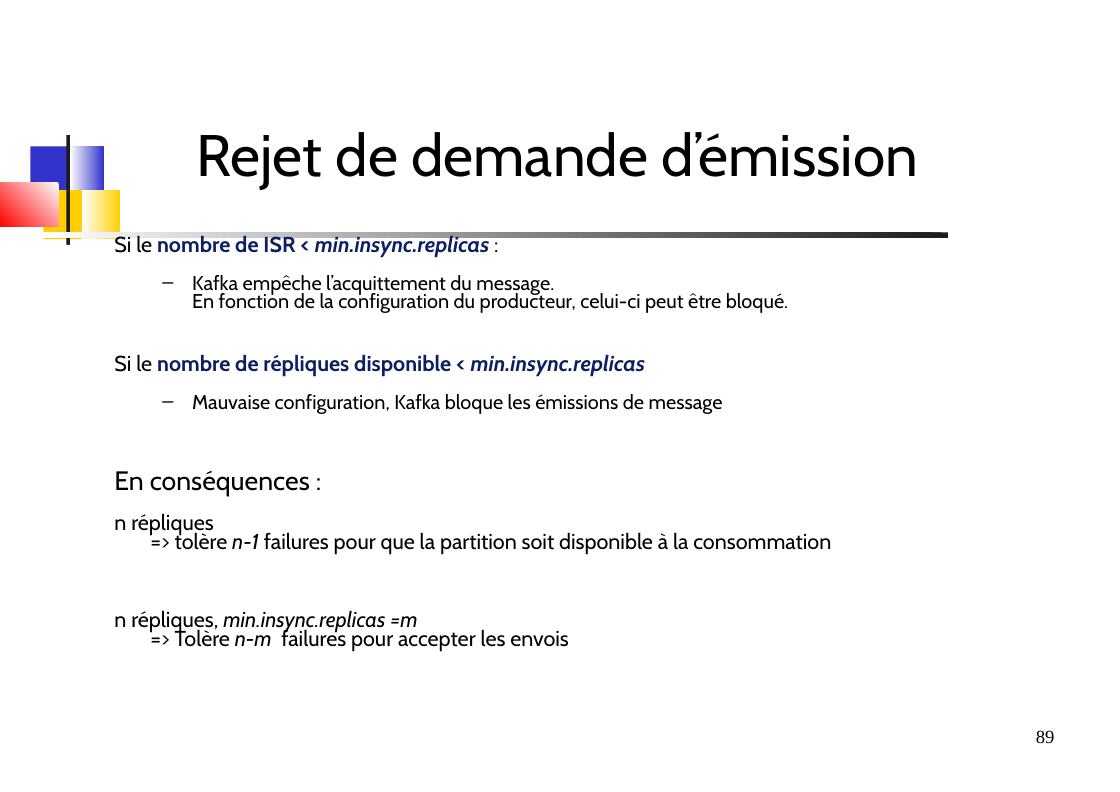
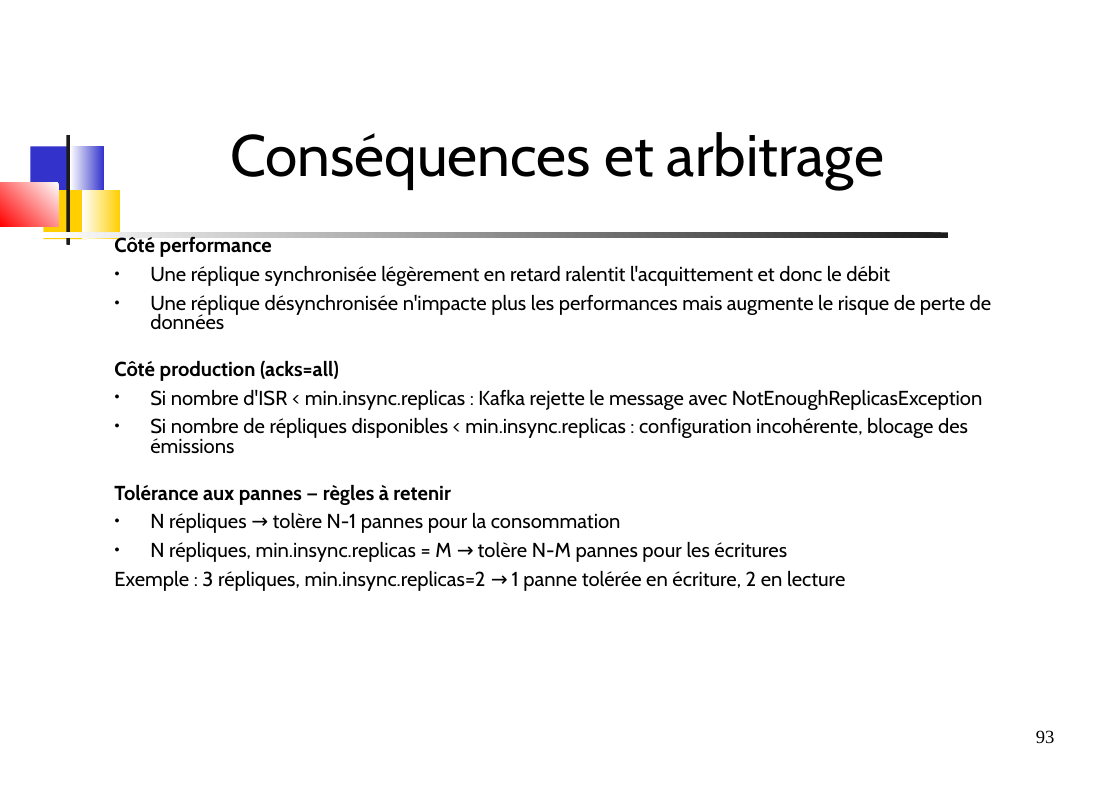
Before and after one commit to dthibau/kafka, a slide deck: slide 93 of KafkaAdmin.odp (slide 89 before the commit). Drawn at 1120x792 pixels with LibreOffice and Linux fonts; fonts in the diff are those of the drawing. Boxes give left, top, right and bottom in pixels: in the first picture for what was removed or moved away, otherwise in the second. Text is boxed around its words. In the diff, an @@ line names an element or a change of style, - is before the commit and + after.

```diff
--- a/KafkaAdmin.odp
+++ b/KafkaAdmin.odp
@@ title at (x1=230, y1=132, x2=884, y2=189): text changed @@
-Rejet de demande d’émission
+Conséquences et arbitrage
@@ text at (x1=114, y1=235, x2=992, y2=591): text changed; size 16.2 to 15.2 pt @@
-Si le nombre de ISR < min.insync.replicas :
-  – Kafka empêche l’acquittement du message.
-    En fonction de la configuration du producteur, celui-ci peut être bloqué.
-Si le nombre de répliques disponible < min.insync.replicas
-  – Mauvaise configuration, Kafka bloque les émissions de message
-En conséquences :
-n répliques
-=> tolère n-1 failures pour que la partition soit disponible à la consommation
-n répliques, min.insync.replicas =m
-=> Tolère n-m failures pour accepter les envois
+Côté performance
+● Une réplique synchronisée légèrement en retard ralentit l'acquittement et donc le débit
+● Une réplique désynchronisée n'impacte plus les performances mais augmente le risque de perte de données
+Côté production (acks=all)
+● Si nombre d'ISR < min.insync.replicas : Kafka rejette le message avec NotEnoughReplicasException
+● Si nombre de répliques disponibles < min.insync.replicas : configuration incohérente, blocage des émissions
+Tolérance aux pannes — règles à retenir
+● N répliques → tolère N-1 pannes pour la consommation
+● N répliques, min.insync.replicas = M → tolère N-M pannes pour les écritures
+Exemple : 3 répliques, min.insync.replicas=2 → 1 panne tolérée en écriture, 2 en lecture
@@ page number at (x1=1036, y1=730, x2=1055, y2=744): text changed @@
-89
+93
```
Also in this commit, not shown: 55 other slides changed, 98 slides added, 73 slides removed, 23 other files.
